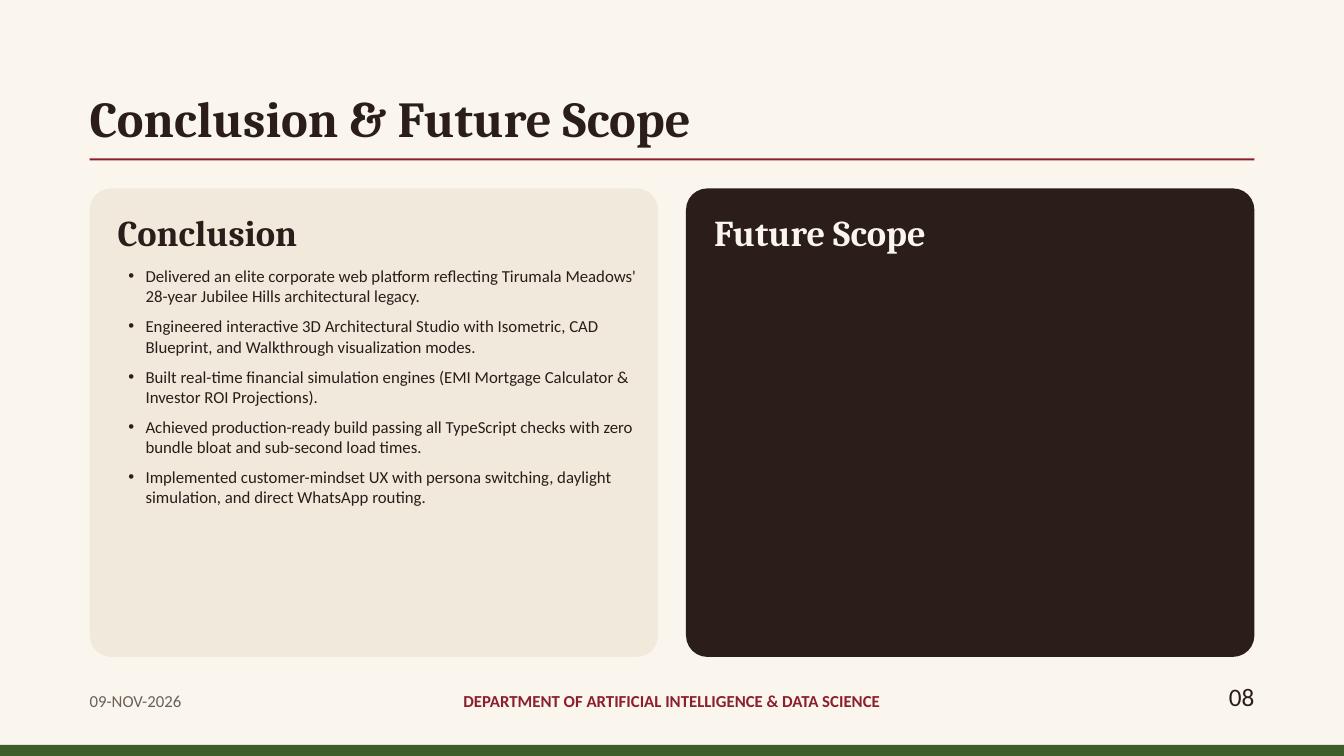
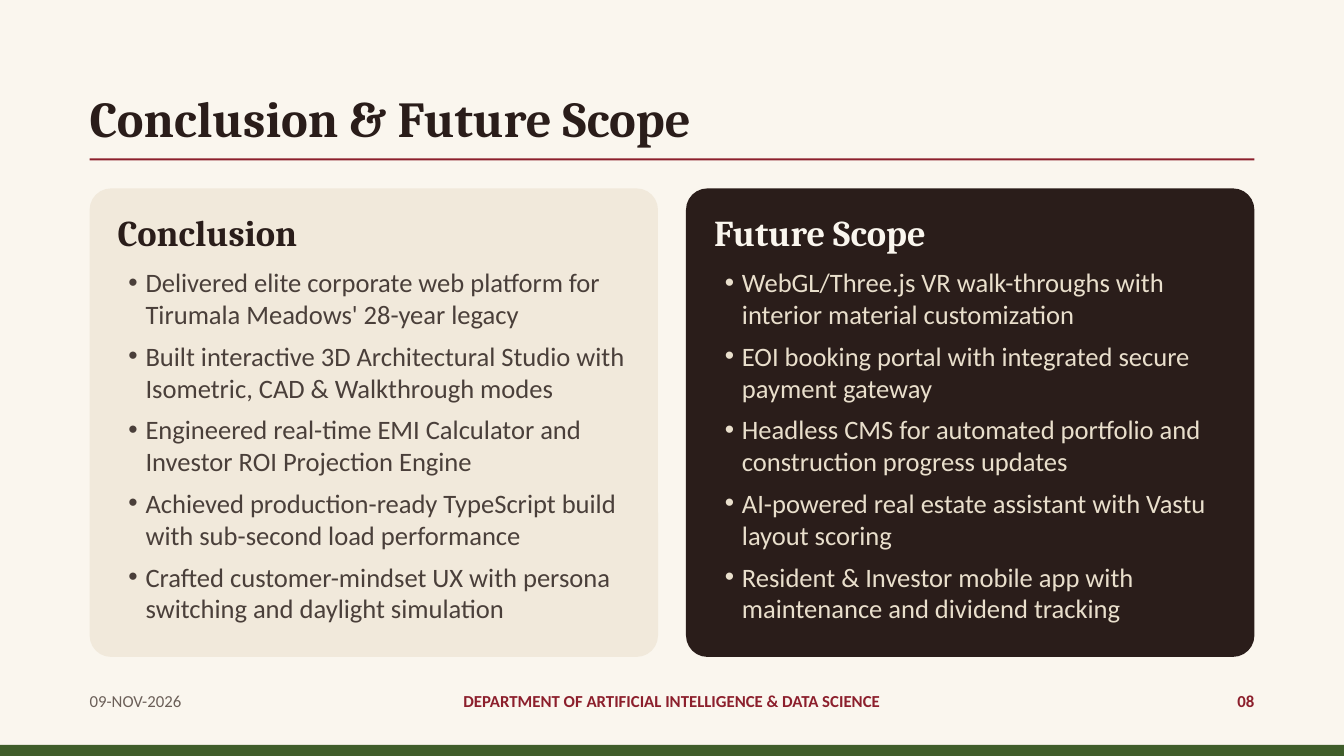
Before and after one commit to vroom0456/tirumala_meadows, a slide deck: slide 8 of Tirumala_Meadows_Internship_Presentation.pptx. Drawn at 1344x756 pixels with LibreOffice and Linux fonts; fonts in the diff are those of the drawing. Boxes give left, top, right and bottom in pixels: in the first picture for what was removed or moved away, otherwise in the second. Text is boxed around its words. In the diff, an @@ line names an element or a change of style, - is before the commit and + after.

Commit message:
fix: Rebuild slides 5-8 with run-level formatting, concise text, and balanced layout

```diff
--- a/Tirumala_Meadows_Internship_Presentation.pptx
+++ b/Tirumala_Meadows_Internship_Presentation.pptx
@@ text at (x1=146, y1=273, x2=624, y2=623): text changed; size 12 to 19 pt; text colour #2A1D1A to #4A3F3A @@
-• Delivered an elite corporate web platform reflecting Tirumala Meadows' 28-year Jubilee Hills architectural legacy.
-• Engineered interactive 3D Architectural Studio with Isometric, CAD Blueprint, and Walkthrough visualization modes.
-• Built real-time financial simulation engines (EMI Mortgage Calculator & Investor ROI Projections).
-• Achieved production-ready build passing all TypeScript checks with zero bundle bloat and sub-second load times.
-• Implemented customer-mindset UX with persona switching, daylight simulation, and direct WhatsApp routing.
+• Delivered elite corporate web platform for Tirumala Meadows' 28-year legacy
+• Built interactive 3D Architectural Studio with Isometric, CAD & Walkthrough modes
+• Engineered real-time EMI Calculator and Investor ROI Projection Engine
+• Achieved production-ready TypeScript build with sub-second load performance
+• Crafted customer-mindset UX with persona switching and daylight simulation
@@ text added at (x1=742, y1=273, x2=1205, y2=623), 19 pt, text #E9DFCC @@
+• WebGL/Three.js VR walk-throughs with interior material customization
+• EOI booking portal with integrated secure payment gateway
+• Headless CMS for automated portfolio and construction progress updates
+• AI-powered real estate assistant with Vastu layout scoring
+• Resident & Investor mobile app with maintenance and dividend tracking
@@ text "08" at (x1=1237, y1=695, x2=1254, y2=707): size 18 to 12 pt, text colour #2A1D1A to #8C1F2C, bold on @@
```
Also in this commit, not shown: 7 other slides changed, 1 other file.
